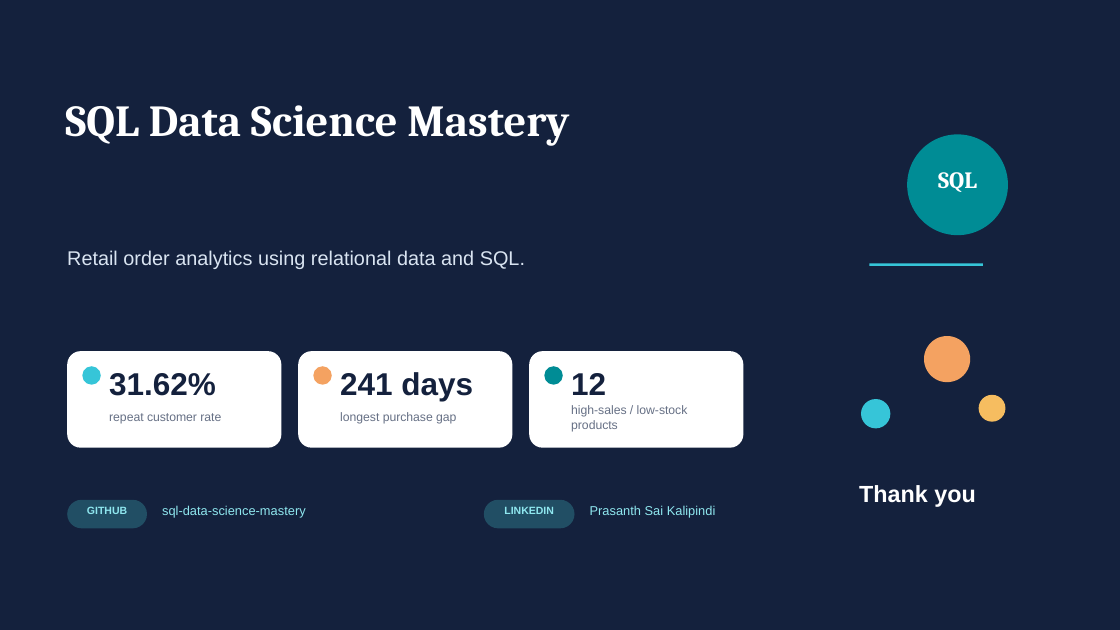
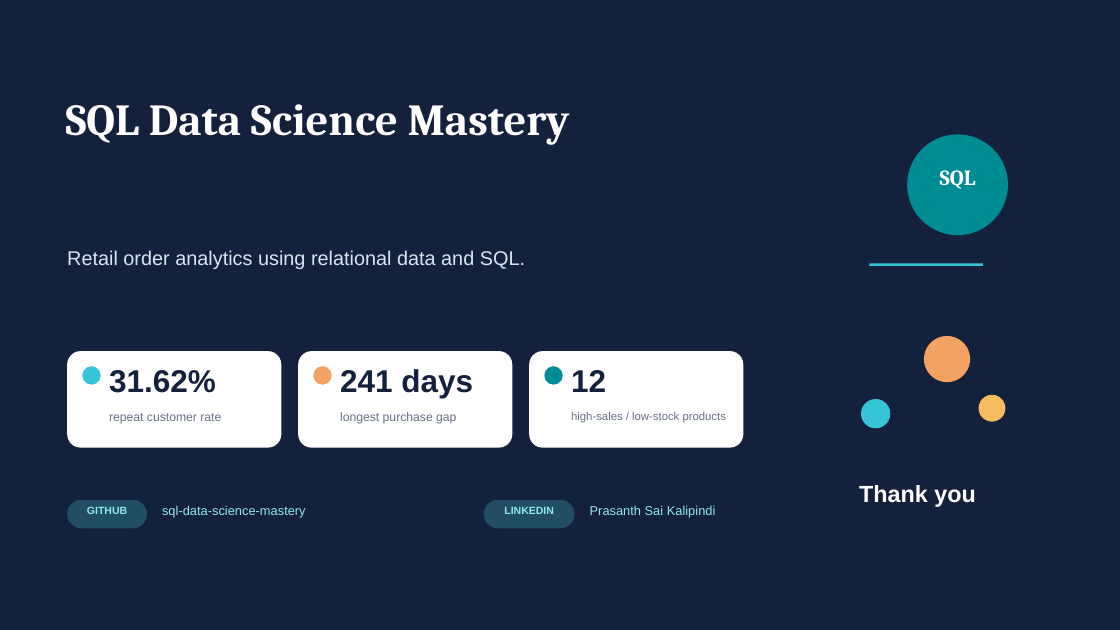
Before and after one commit to kalipindiprasanthsai1267-hub/sql-data-science-mastery, a slide deck: slide 14 of presentation/SQL_Data_Science_Mastery.pptx. Drawn at 1120x630 pixels with LibreOffice and Linux fonts; fonts in the diff are those of the drawing. Boxes give left, top, right and bottom in pixels: in the first picture for what was removed or moved away, otherwise in the second. Text is boxed around its words. In the diff, an @@ line names an element or a change of style, - is before the commit and + after.

```diff
--- a/presentation/SQL_Data_Science_Mastery.pptx
+++ b/presentation/SQL_Data_Science_Mastery.pptx
@@ text "SQL" at (940, 170, 976, 189): size 20 to 18.5 pt; line spacing 1 to 0.9 @@
@@ line spacing 1 to 0.9 in 3 elements at (109, 370, 216, 393), (340, 369, 473, 398), (571, 370, 606, 392) @@
@@ text "high-sales / low-stock products" at (571, 412, 726, 423): size 10.5 to 9.7 pt; line spacing 1 to 0.9 @@
```
Also in this commit, not shown: 10 other slides changed.
